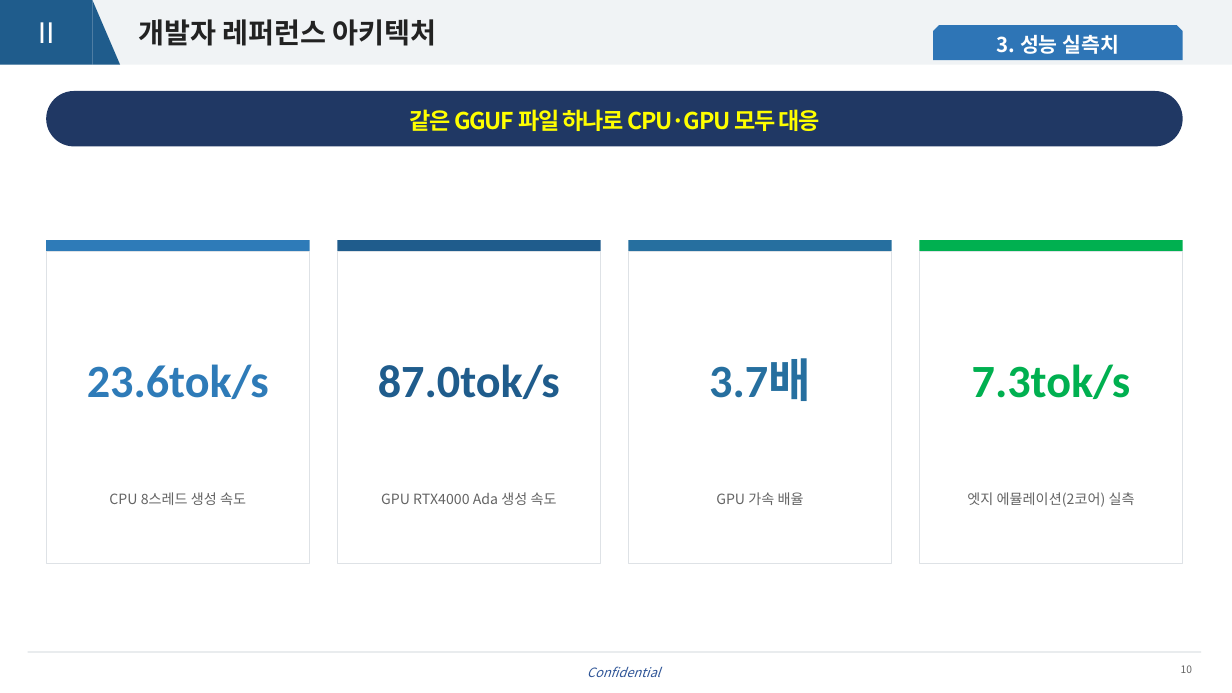
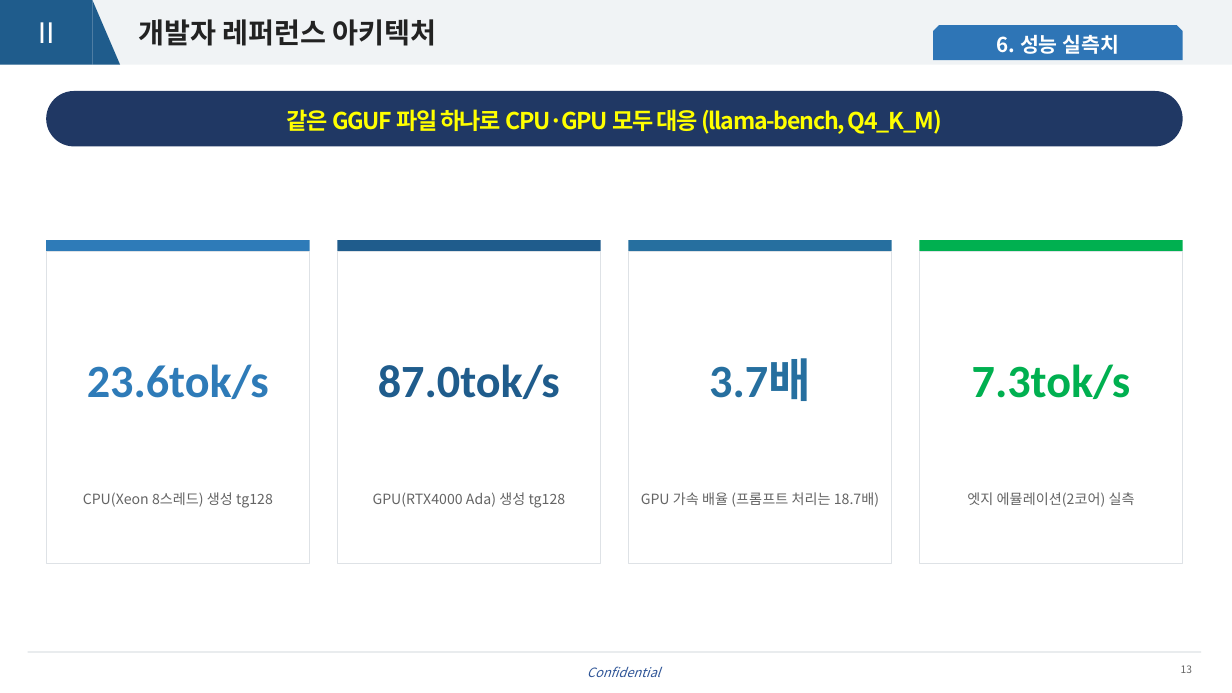
Before and after one commit to grib-arws-bot/mlops-edge-lab, a slide deck: slide 13 of docs/교육자료/MLOps-Edge-Lab_교육자료.pptx (slide 10 before the commit). Drawn at 1232x693 pixels with LibreOffice and Linux fonts; fonts in the diff are those of the drawing; background and template pictures are left out. Boxes give left, top, right and bottom in pixels: in the first picture for what was removed or moved away, otherwise in the second. Text is boxed around its words. In the diff, an @@ line names an element or a change of style, - is before the commit and + after.

```diff
--- a/docs/교육자료/MLOps-Edge-Lab_교육자료.pptx
+++ b/docs/교육자료/MLOps-Edge-Lab_교육자료.pptx
@@ text in snip same rect at (x1=997, y1=35, x2=1119, y2=54): text changed @@
-3. 성능 실측치
+6. 성능 실측치
@@ text in rounded rectangle at (x1=287, y1=109, x2=942, y2=134): text changed @@
-같은 GGUF 파일 하나로 CPU·GPU 모두 대응
+같은 GGUF 파일 하나로 CPU·GPU 모두 대응 (llama-bench, Q4_K_M)
@@ text at (x1=882, y1=94, x2=1205, y2=140): text changed @@
-3. 성능 실측치
+6. 성능 실측치
@@ text at (x1=83, y1=492, x2=273, y2=508): text changed @@
-CPU 8스레드 생성 속도
+CPU(Xeon 8스레드) 생성 tg128
@@ text at (x1=373, y1=492, x2=566, y2=508): text changed @@
-GPU RTX4000 Ada 생성 속도
+GPU(RTX4000 Ada) 생성 tg128
@@ text at (x1=641, y1=492, x2=879, y2=507): text changed @@
-GPU 가속 배율
+GPU 가속 배율 (프롬프트 처리는 18.7배)
@@ page number at (x1=1181, y1=665, x2=1192, y2=673): text changed @@
-10
+13
```
Also in this commit, not shown: 6 other slides changed, 6 slides added, 3 other files.
